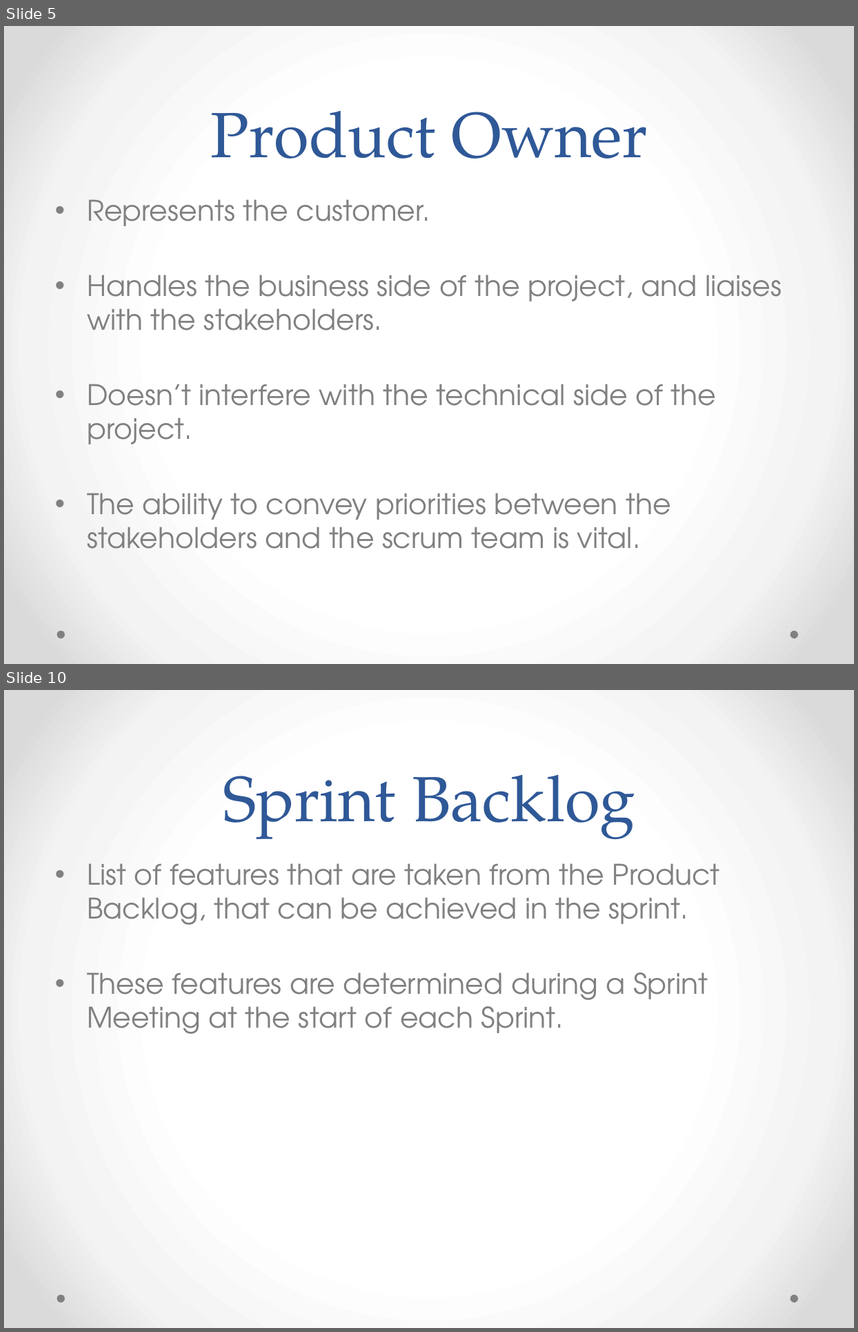
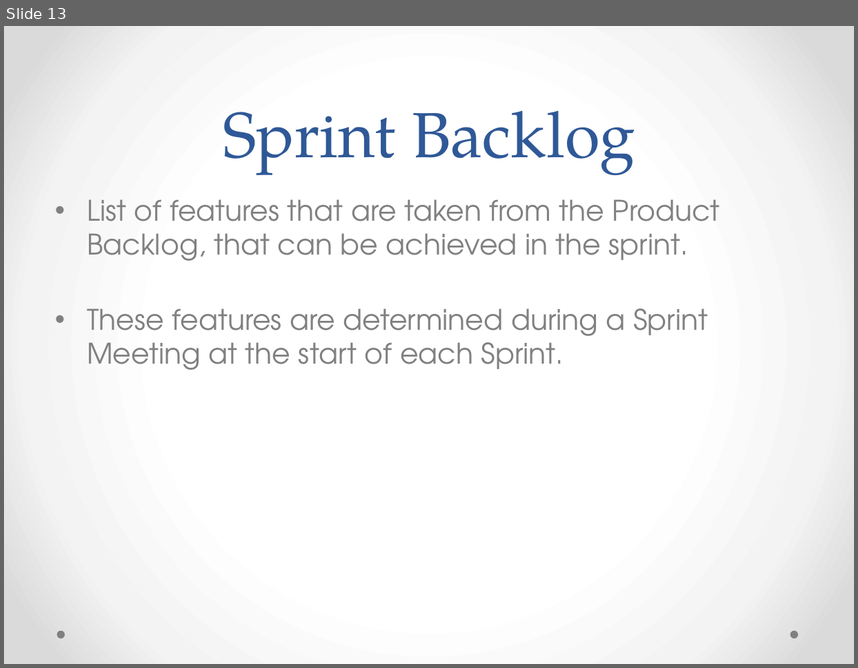
Before and after one commit to Medardus2004/ScrumPresentation, a slide deck: Scrum.pptx. Shown one above the other, each under a label of ours: slides 5 and 10 before the commit, slide 13 after it; the slides between them are not shown. The pictures are 858x1332 and 858x668 pixels, drawn with LibreOffice and Linux fonts; fonts in the diff are those of the drawing. Boxes give left, top, right and bottom in pixels: in the first picture for what was removed or moved away, otherwise in the second. Text is boxed around its words. In the diff, an @@ line names an element or a change of style, - is before the commit and + after.

Commit message:
ScrumPresentation halb deutsch

```diff
--- a/Scrum.pptx
+++ b/Scrum.pptx
@@ slide 5 removed at [4,26,854,664], background gradient #FFFFFF to #F4F4F4 to #DADADA; not listed: 2 template elements that a slide beside it also shows @@
@@ title removed at [210,111,647,158] @@
-Product Owner
@@ text removed at [87,199,782,548] @@
-• Represents the customer.
-• Handles the business side of the project, and liaises with the stakeholders.
-• Doesn’t interfere with the technical side of the project.
-• The ability to convey priorities between the stakeholders and the scrum team is vital.
@@ what was slide 10 is now slide 13 @@
```
Also in this commit, not shown: 8 slides changed, 9 slides added, 6 other files.
